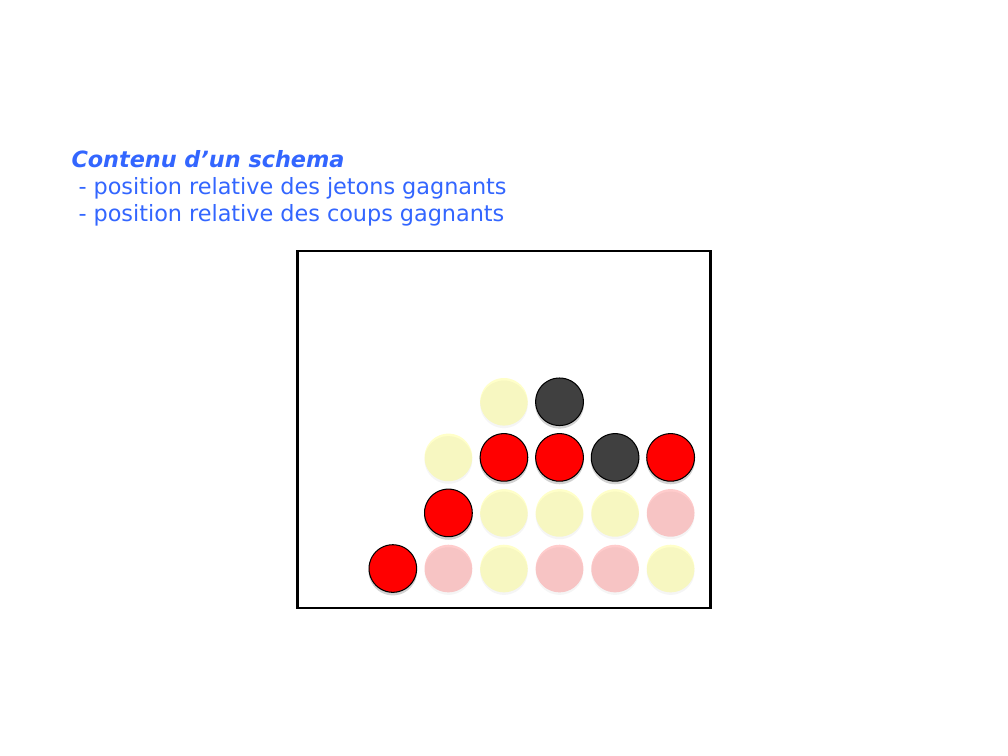
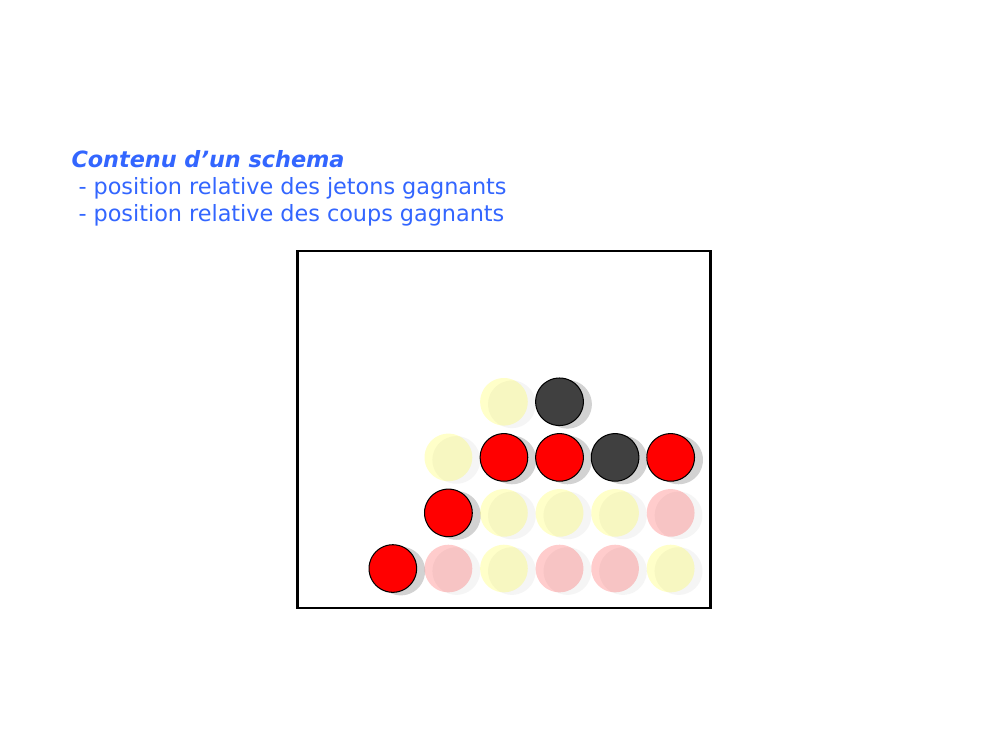
Before and after one commit to INSA-4IF-H4404-2013-2014/Connect-Four, a slide deck: slide 7 of presentation.ppt. Drawn at 1008x756 pixels with LibreOffice and Linux fonts; fonts in the diff are those of the drawing; background and template pictures are left out. Boxes give left, top, right and bottom in pixels: in the first picture for what was removed or moved away, otherwise in the second. Text is boxed around its words. In the diff, an @@ line names an element or a change of style, - is before the commit and + after.

```diff
--- a/presentation.ppt
+++ b/presentation.ppt
@@ shadow changed in 9 elements at <box>369,544,416,592</box>, <box>424,544,472,592</box>, <box>424,489,472,536</box>, <box>480,489,527,536</box>, <box>480,433,527,481</box>, <box>535,433,583,481</box>, <box>647,433,695,481</box>, <box>535,378,583,425</box>, <box>592,433,639,481</box> @@
```
Also in this commit, not shown: 5 other slides changed.
